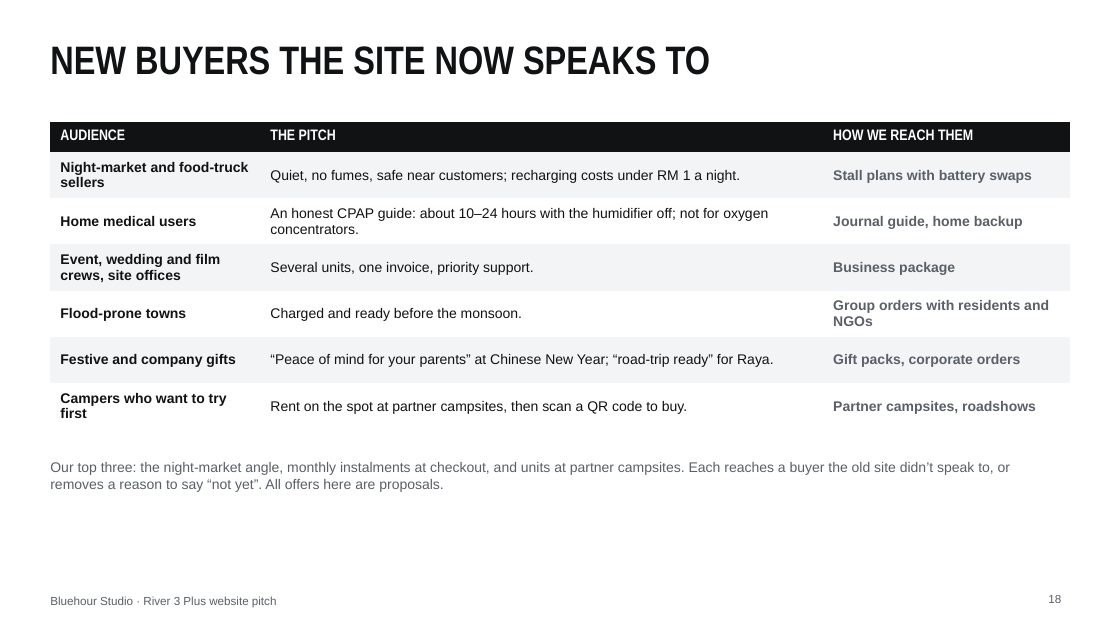
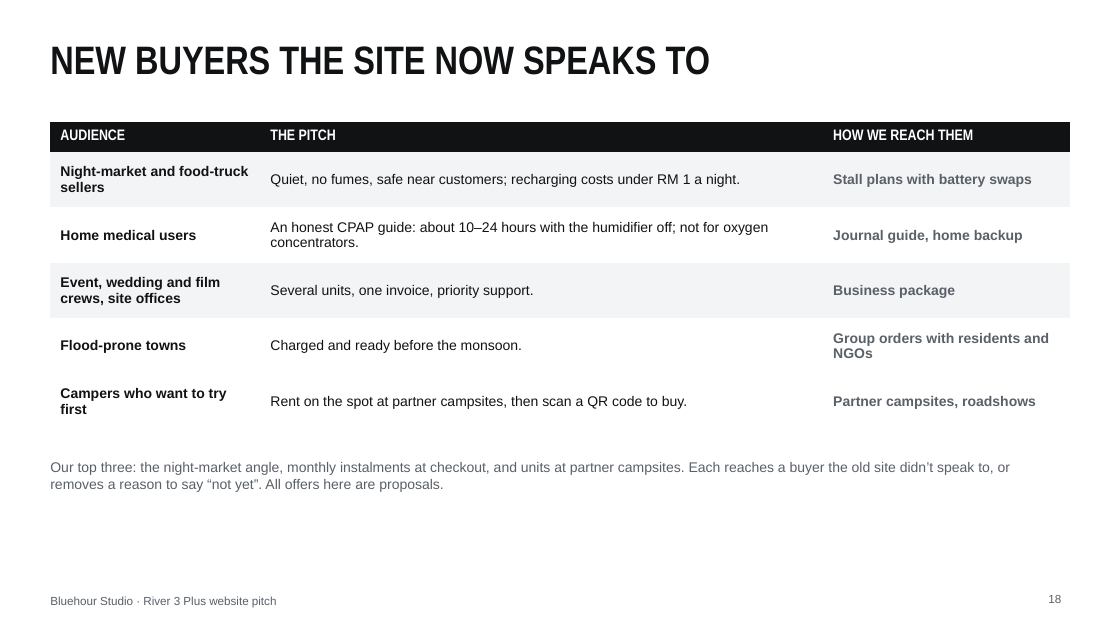
Before and after one commit to thecpinsiders/CS2024-Project-Website, a slide deck: slide 18 of Bluehour-Pitch-Deck.pptx. Drawn at 1120x630 pixels with LibreOffice and Linux fonts; fonts in the diff are those of the drawing. Boxes give left, top, right and bottom in pixels: in the first picture for what was removed or moved away, otherwise in the second. Text is boxed around its words. In the diff, an @@ line names an element or a change of style, - is before the commit and + after.

```diff
--- a/Bluehour-Pitch-Deck.pptx
+++ b/Bluehour-Pitch-Deck.pptx
@@ table at (50, 122, 1070, 429) @@
-row 6: Festive and company gifts | “Peace of mind for your parents” at Chinese New Year; “road-trip ready” for Raya. | Gift packs, corporate orders
```
Also in this commit, not shown: 2 other slides changed, 10 other files.
